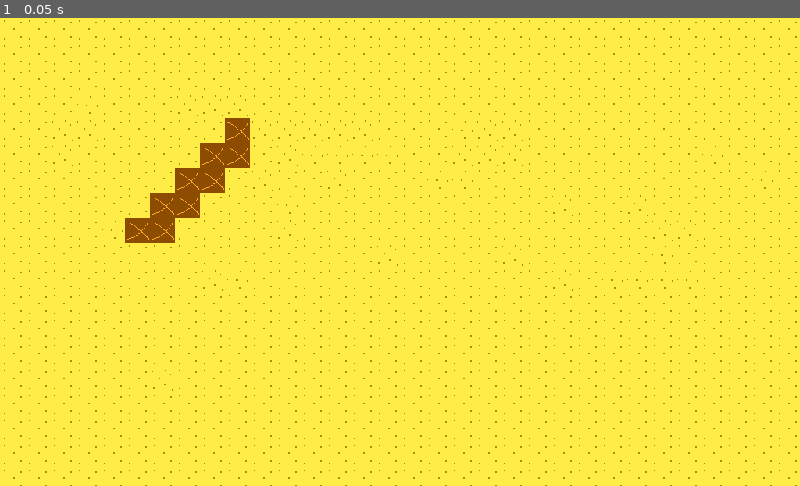
Above: before the commit, frame 1.
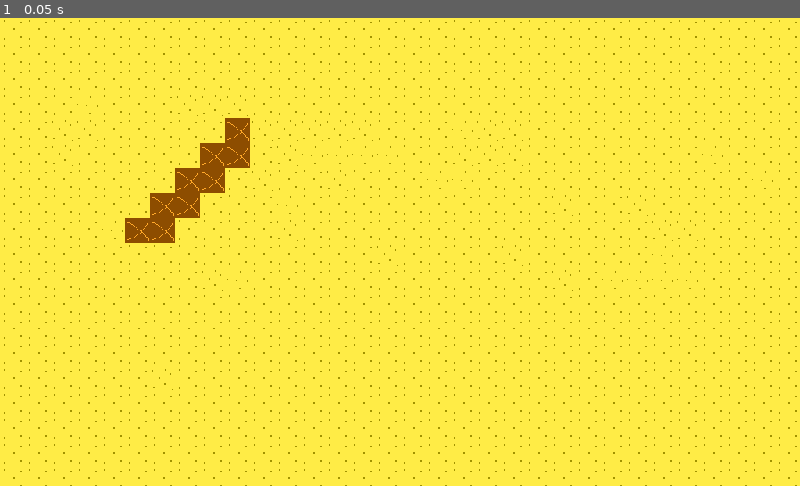
Above: after the commit, the same moment.

Repository: Iddmeister/BadStars
Game: Godot game, scene res://Scenes/GameModes/BadRoyale.tscn
Same seed, same stepped clock (60 frames per second), same inputs: the game is played once before the commit and once after it. This scene is started directly instead of the project's main scene. The engine's default icon, where the game draws it, is replaced by a stand-in: a white triangle on a blue panel in a dark square.
Inputs:
- Up to frame 1 (0.05 s): no input

The runs differ from the first frame. In frame 1, 0.7% of the frame differs, in the area x 0-100%, y 9-98%.

Commit message:
Autoaim Stuff

Diff:
--- a/Scenes/Characters/Player.gd
+++ b/Scenes/Characters/Player.gd
@@ -136,6 +136,24 @@
 
 func autoaim():
 
+	var closestBody:Node2D
+
+	for body in $AutoaimRange.get_overlapping_bodies():
+
+		if body.is_in_group("Shootable") and not body.is_in_group("Ally"+String(get_tree().get_network_unique_id())):
+			if closestBody:
+				if global_position.distance_to(body.global_position) < global_position.distance_to(closestBody.global_position):
+					closestBody = body
+			else:
+				closestBody = body
+
+			pass
+
+	if closestBody:
+		rpc("aimGun", get_angle_to(closestBody.global_position))
+		shoot()
+
+		pass
 	pass
 
 func shoot():
--- a/Scenes/Characters/Player.tscn
+++ b/Scenes/Characters/Player.tscn
@@ -1,10 +1,13 @@
-[gd_scene load_steps=4 format=2]
+[gd_scene load_steps=5 format=2]
 
 [ext_resource path="res://Scenes/Characters/Player.gd" type="Script" id=1]
 [ext_resource path="res://Graphics/icon.png" type="Texture" id=2]
 
 [sub_resource type="CircleShape2D" id=1]
 radius = 10.4236
+
+[sub_resource type="CircleShape2D" id=2]
+radius = 644.961
 
 [node name="Player" type="KinematicBody2D" groups=[
 "Player",
@@ -21,8 +24,16 @@
 shape = SubResource( 1 )
 
 [node name="Camera" type="Camera2D" parent="."]
-zoom = Vector2( 2, 2 )
+zoom = Vector2( 1.5, 1.5 )
 drag_margin_h_enabled = false
 drag_margin_v_enabled = false
 
 [node name="UI" type="CanvasLayer" parent="."]
+
+[node name="AutoaimRange" type="Area2D" parent="."]
+editor/display_folded = true
+visible = false
+collision_layer = 0
+
+[node name="CollisionShape2D" type="CollisionShape2D" parent="AutoaimRange"]
+shape = SubResource( 2 )
--- a/Scenes/Guns/ClotGun.tscn
+++ b/Scenes/Guns/ClotGun.tscn
@@ -4,9 +4,9 @@
 [ext_resource path="res://Scenes/Guns/ClotGun.gd" type="Script" id=2]
 [ext_resource path="res://Graphics/Weapons/ClotGun.png" type="Texture" id=3]
 
-[node name="Gun" index="0" instance=ExtResource( 1 )]
+[node name="Gun" instance=ExtResource( 1 )]
 script = ExtResource( 2 )
-distance = 500
+distance = 370
 
 [node name="Muzzle" parent="." index="0"]
 position = Vector2( 34.2115, -0.236406 )
--- a/Scripts/Globals.gd
+++ b/Scripts/Globals.gd
@@ -19,7 +19,7 @@
 	if OS.get_name() == "Android" or OS.get_name() == "iOS":
 		mobile = true
 
-	mobile = true
+	#mobile = true
 
 
 	pass
--- a/project.godot
+++ b/project.godot
@@ -94,4 +94,7 @@
 2d_physics/layer_1="Players"
 2d_physics/layer_2="Bullets"
 2d_physics/layer_3="Terrain"
-2d_physics/layer_4="MobileControls"
+
+[rendering]
+
+quality/2d/use_pixel_snap=true
Not shown, changed: Exports/Android/BadStars.apk
